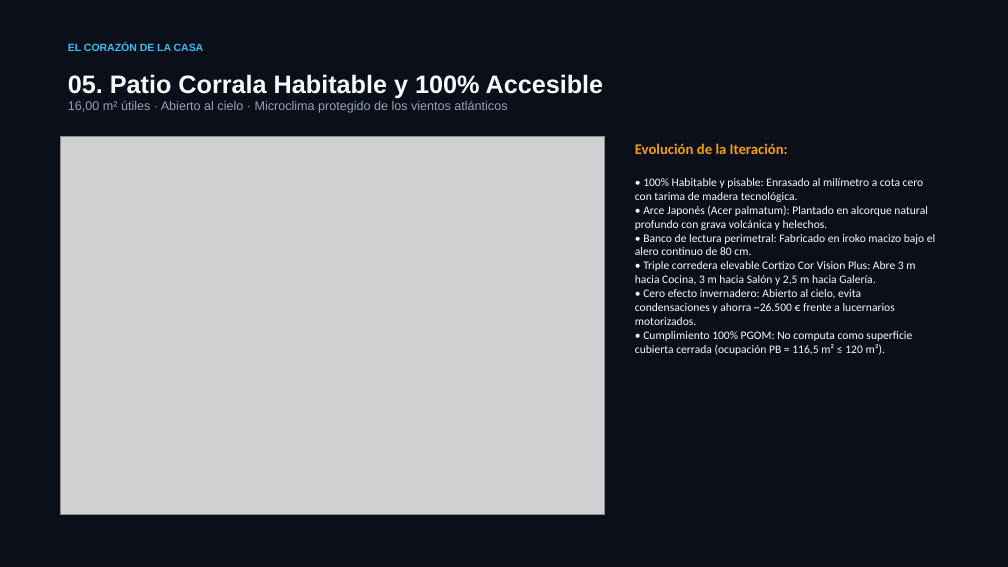
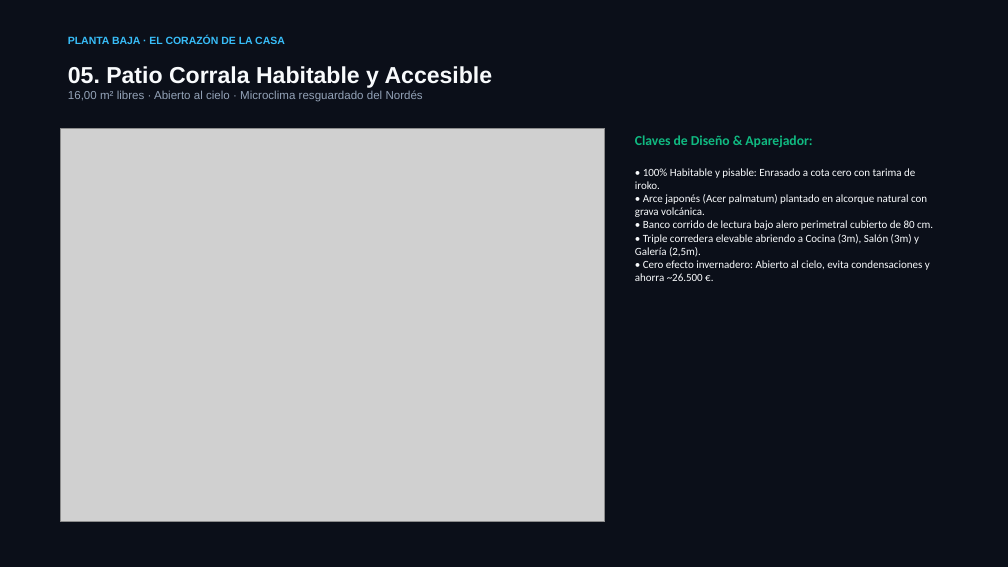
Before and after one commit to landslore/oleiros, a slide deck: slide 5 of propuestas/Presentacion_Hogar_Oleiros_Propuesta_D.pptx (slide 3 before the commit). Drawn at 1008x567 pixels with LibreOffice and Linux fonts; fonts in the diff are those of the drawing; grey boxes stand for pictures. Boxes give left, top, right and bottom in pixels: in the first picture for what was removed or moved away, otherwise in the second. Text is boxed around its words. In the diff, an @@ line names an element or a change of style, - is before the commit and + after.

Commit message:
feat(propuesta-d): corrigue render salon eliminando segundo patio falso y finaliza deck PPTX y dossier HTML interactivo

```diff
--- a/propuestas/Presentacion_Hogar_Oleiros_Propuesta_D.pptx
+++ b/propuestas/Presentacion_Hogar_Oleiros_Propuesta_D.pptx
@@ text at (68, 36, 285, 44): text changed @@
-EL CORAZÓN DE LA CASA
+PLANTA BAJA · EL CORAZÓN DE LA CASA
@@ text at (68, 66, 493, 102): text changed; size 12 to 11 pt @@
-05. Patio Corrala Habitable y 100% Accesible
-16,00 m² útiles · Abierto al cielo · Microclima protegido de los vientos atlánticos
+05. Patio Corrala Habitable y Accesible
+16,00 m² libres · Abierto al cielo · Microclima resguardado del Nordés
@@ picture: place and size @@
-picture at (60, 136, 605, 514)
+picture at (60, 129, 605, 522)
@@ text at (635, 135, 933, 281): text changed; size 11 to 10.5 pt @@
-Evolución de la Iteración:
-• 100% Habitable y pisable: Enrasado al milímetro a cota cero con tarima de madera tecnológica.
-• Arce Japonés (Acer palmatum): Plantado en alcorque natural profundo con grava volcánica y helechos.
-• Banco de lectura perimetral: Fabricado en iroko macizo bajo el alero continuo de 80 cm.
-• Triple corredera elevable Cortizo Cor Vision Plus: Abre 3 m hacia Cocina, 3 m hacia Salón y 2,5 m hacia Galería.
-• Cero efecto invernadero: Abierto al cielo, evita condensaciones y ahorra ~26.500 € frente a lucernarios motorizados.
-• Cumplimiento 100% PGOM: No computa como superficie cubierta cerrada (ocupación PB = 116,5 m² ≤ 120 m²).
+Claves de Diseño & Aparejador:
+• 100% Habitable y pisable: Enrasado a cota cero con tarima de iroko.
+• Arce japonés (Acer palmatum) plantado en alcorque natural con grava volcánica.
+• Banco corrido de lectura bajo alero perimetral cubierto de 80 cm.
+• Triple corredera elevable abriendo a Cocina (3m), Salón (3m) y Galería (2,5m).
+• Cero efecto invernadero: Abierto al cielo, evita condensaciones y ahorra ~26.500 €.
```
Also in this commit, not shown: 5 other slides changed, 8 slides added, 2 slides removed, 10 other files.
